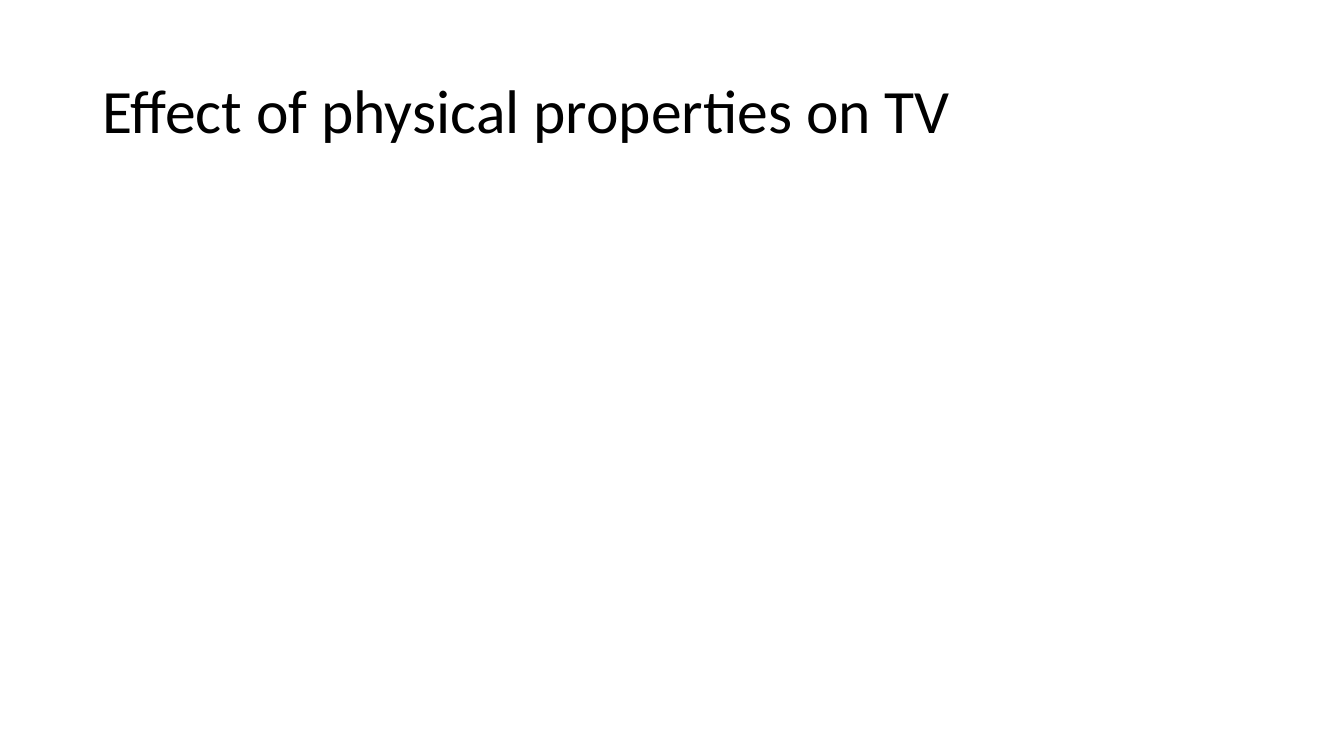
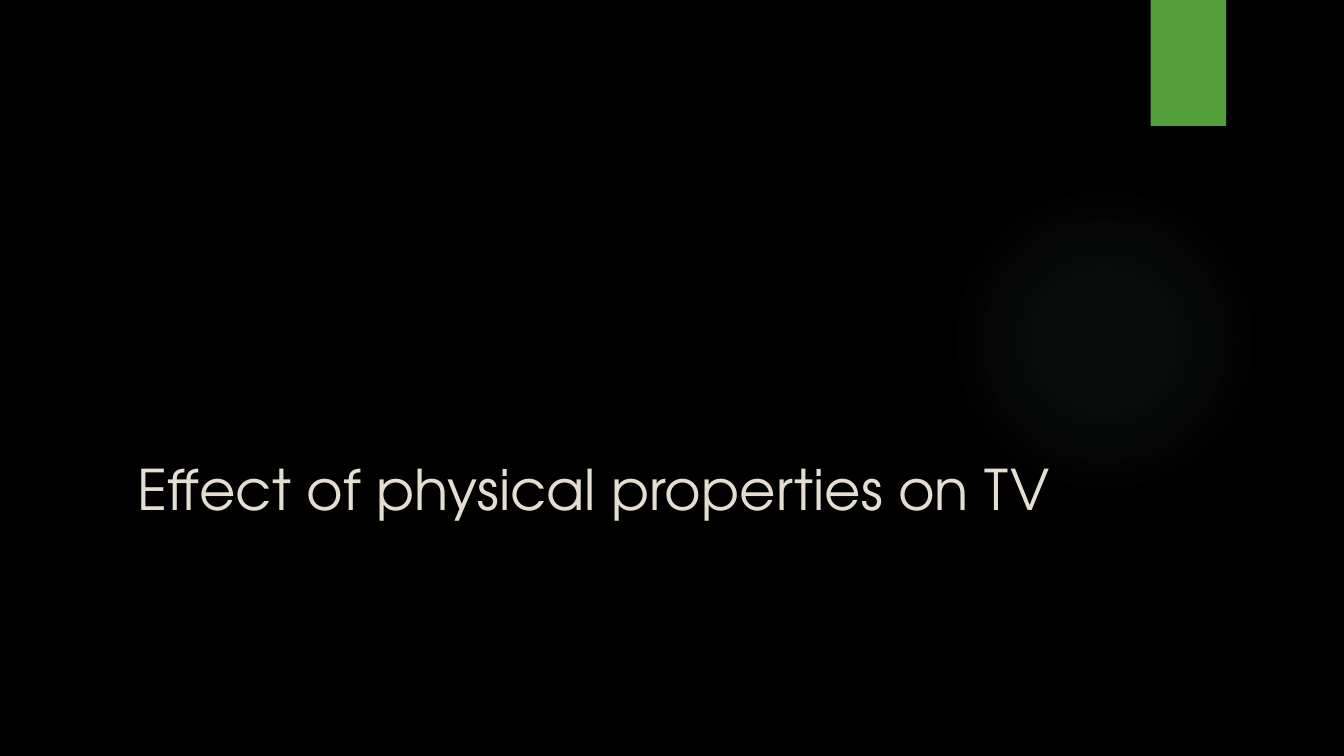
Before and after one commit to TrevorHD/CNSeedDrop, a slide deck: slide 8 of DreesHowerton_STAT501_Presentation.pptx (slide 5 before the commit). Drawn at 1344x756 pixels with LibreOffice and Linux fonts; fonts in the diff are those of the drawing; background and template pictures are left out. Boxes give left, top, right and bottom in pixels: in the first picture for what was removed or moved away, otherwise in the second. Text is boxed around its words. In the diff, an @@ line names an element or a change of style, - is before the commit and + after.

```diff
--- a/DreesHowerton_STAT501_Presentation.pptx
+++ b/DreesHowerton_STAT501_Presentation.pptx
@@ background #FFFFFF to picture (left out) @@
@@ rectangle added at [1150,0,1226,126], fill #549E39 @@
@@ ellipse added at [949,185,1259,495], fill gradient #87A896 @@
@@ title "Effect of physical properties on ...": place and size @@
-title "Effect of physical properties on ..." at [102,90,950,143]
+title "Effect of physical properties on ..." at [137,468,1049,521]
@@ title "Effect of physical properties on ..." at [137,468,1049,521]: size 44 to 40 pt, font Calibri to TeX Gyre Adventor, text colour #000000 to #E3DED1; line spacing 0.9 to 1; vertical alignment middle to bottom @@
```
Also in this commit, not shown: 11 other slides changed, 4 slides added, 1 slide removed, 6 other files.
